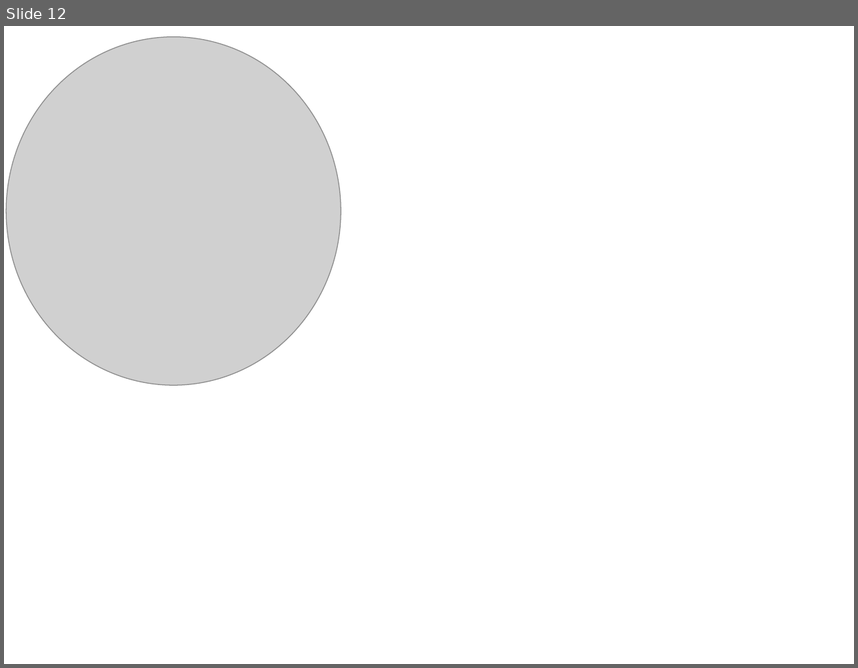
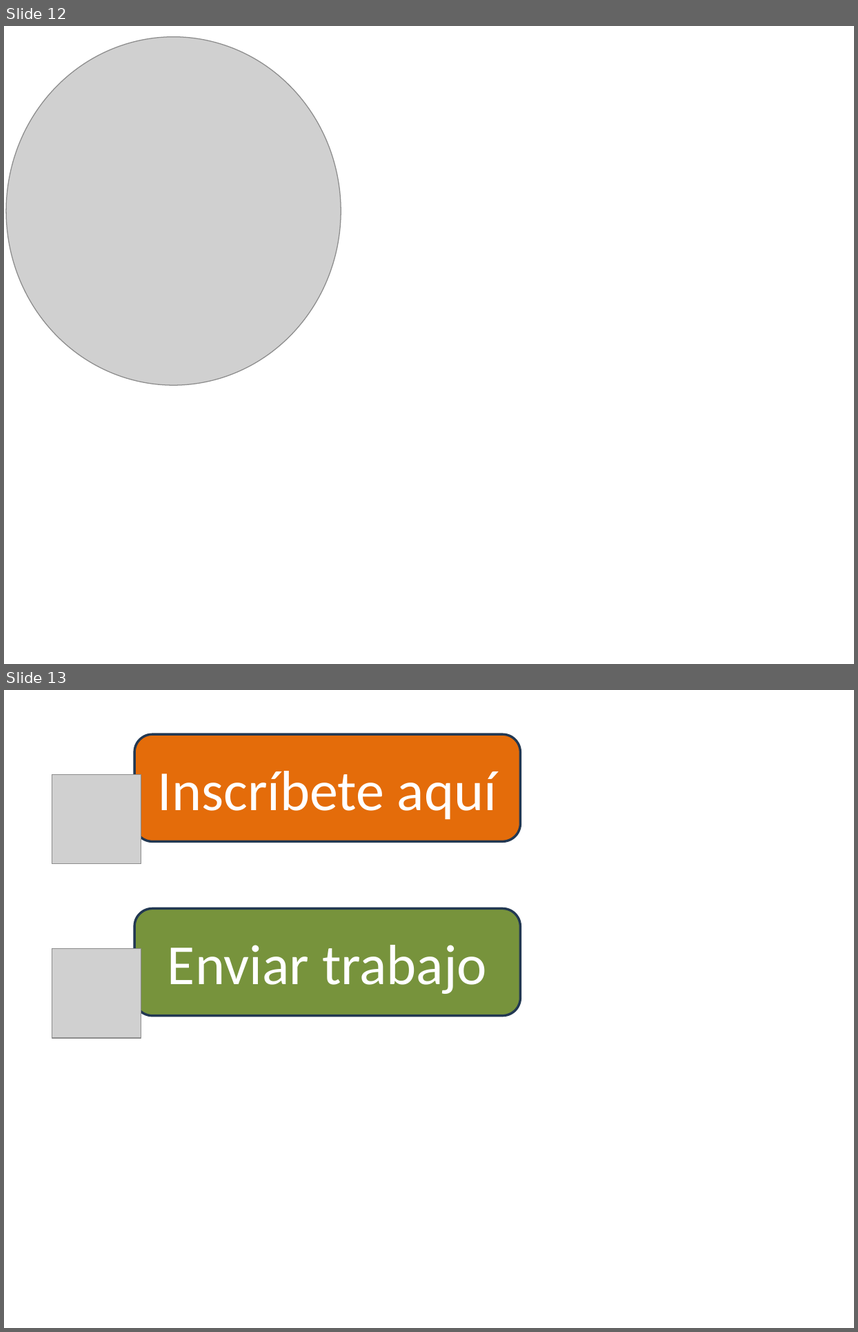
Before and after one commit to rday-colombia/2025, a slide deck: imagenes/fotos_conferencistas/fotos_conferencistas.pptx. Shown one above the other, each under a label of ours: slide 12 before the commit, slides 12 and 13 after it. The pictures are 858x668 and 858x1332 pixels, drawn with LibreOffice and Linux fonts; fonts in the diff are those of the drawing; grey boxes stand for pictures. Boxes give left, top, right and bottom in pixels: in the first picture for what was removed or moved away, otherwise in the second. Text is boxed around its words. In the diff, an @@ line names an element or a change of style, - is before the commit and + after.

```diff
--- a/imagenes/fotos_conferencistas/fotos_conferencistas.pptx
+++ b/imagenes/fotos_conferencistas/fotos_conferencistas.pptx
@@ slide 13 added at [4,690,854,1328], background #FFFFFF @@
@@ rounded rectangle added at [135,734,521,841], fill #E46C0A, outline #233953 2 pt, 48 pt, text #FFFFFF @@
+Inscríbete aquí
@@ picture added at [52,774,141,863] @@
@@ rounded rectangle added at [135,909,521,1016], fill #77933C, outline #233953 2 pt, 48 pt, text #FFFFFF @@
+Enviar trabajo
@@ picture added at [52,949,141,1038] @@
```
Also in this commit, not shown: 8 other files.
